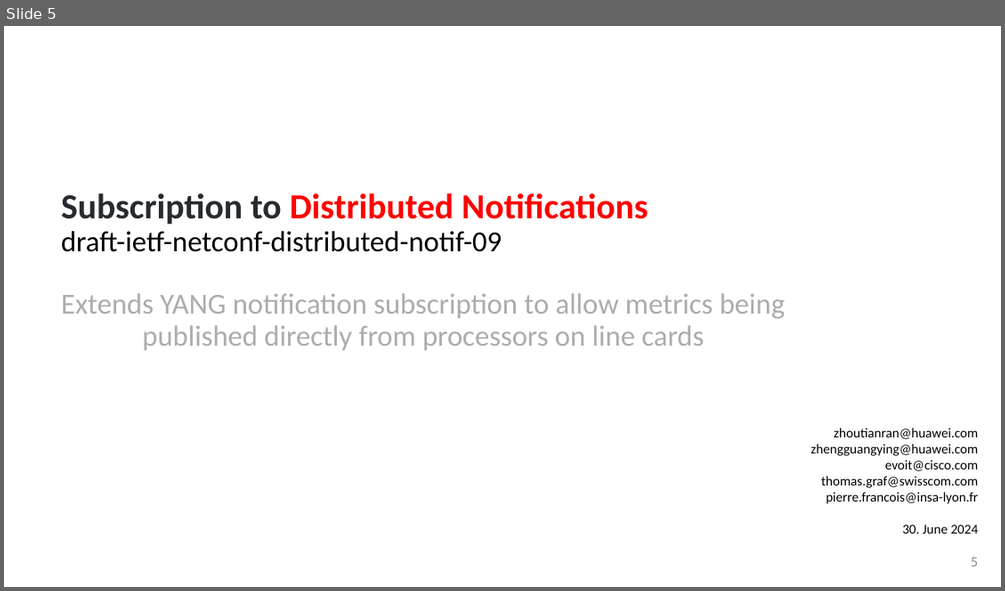
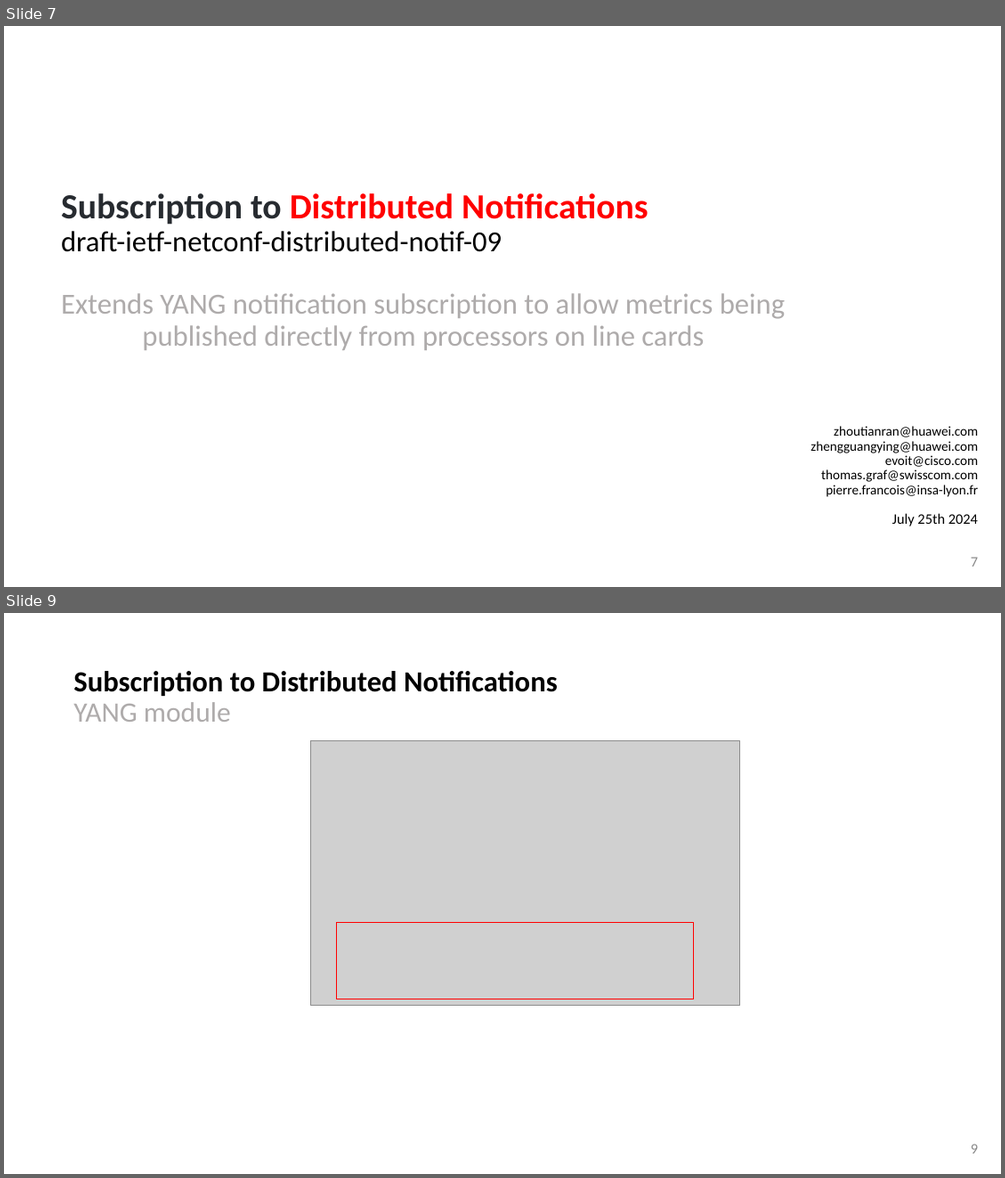
Before and after one commit to network-analytics/ietf-network-analytics-document-status, a slide deck: 120/NETCONF/draft-ietf-netconf-udp-notif-distributed-notif-udp-client-server-grouping.pptx. Shown one above the other, each under a label of ours: slide 5 before the commit, slides 7 and 9 after it; the slides between them are not shown. The pictures are 1005x591 and 1005x1178 pixels, drawn with LibreOffice and Linux fonts; fonts in the diff are those of the drawing; grey boxes stand for pictures. Boxes give left, top, right and bottom in pixels: in the first picture for what was removed or moved away, otherwise in the second. Text is boxed around its words. In the diff, an @@ line names an element or a change of style, - is before the commit and + after.

```diff
--- a/120/NETCONF/draft-ietf-netconf-udp-notif-distributed-notif-udp-client-server-grouping.pptx
+++ b/120/NETCONF/draft-ietf-netconf-udp-notif-distributed-notif-udp-client-server-grouping.pptx
@@ slide 9 added at (x1=4, y1=613, x2=1001, y2=1174), background #FFFFFF @@
@@ title added at (x1=73, y1=671, x2=558, y2=722), 28 pt, text #000000, bold @@
+Subscription to Distributed Notifications
+YANG module
@@ picture added at (x1=310, y1=741, x2=740, y2=1005) @@
@@ rectangle added at (x1=336, y1=923, x2=693, y2=999), outline #FF0000 0.75 pt @@
@@ page number added at (x1=971, y1=1143, x2=978, y2=1153), 14 pt, text #888888 @@
+9
@@ what was slide 5 is now slide 7 @@
@@ slide 7 changed as well @@
@@ text at (x1=810, y1=426, x2=978, y2=497): line spacing 0.8 to 0.7; less space between paragraphs @@
@@ text at (x1=892, y1=513, x2=978, y2=526): text changed; size 13 to 14 pt @@
-30. June 2024
+July 25th 2024
@@ page number at (x1=971, y1=556, x2=978, y2=566): text changed; text colour #8C8C8C to #888888 @@
-5
+7
```
Also in this commit, not shown: 5 other slides changed, 2 other slides added, 1 other file.
